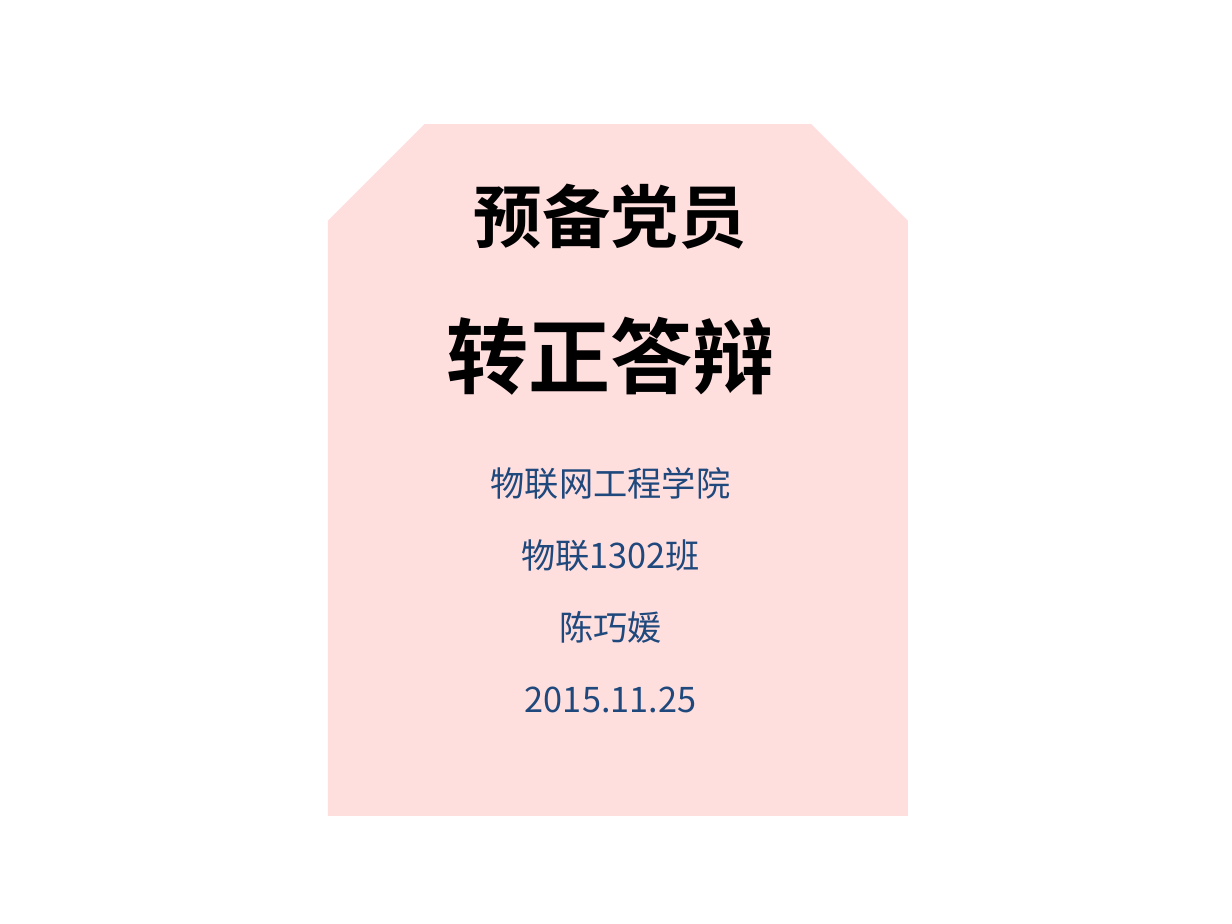
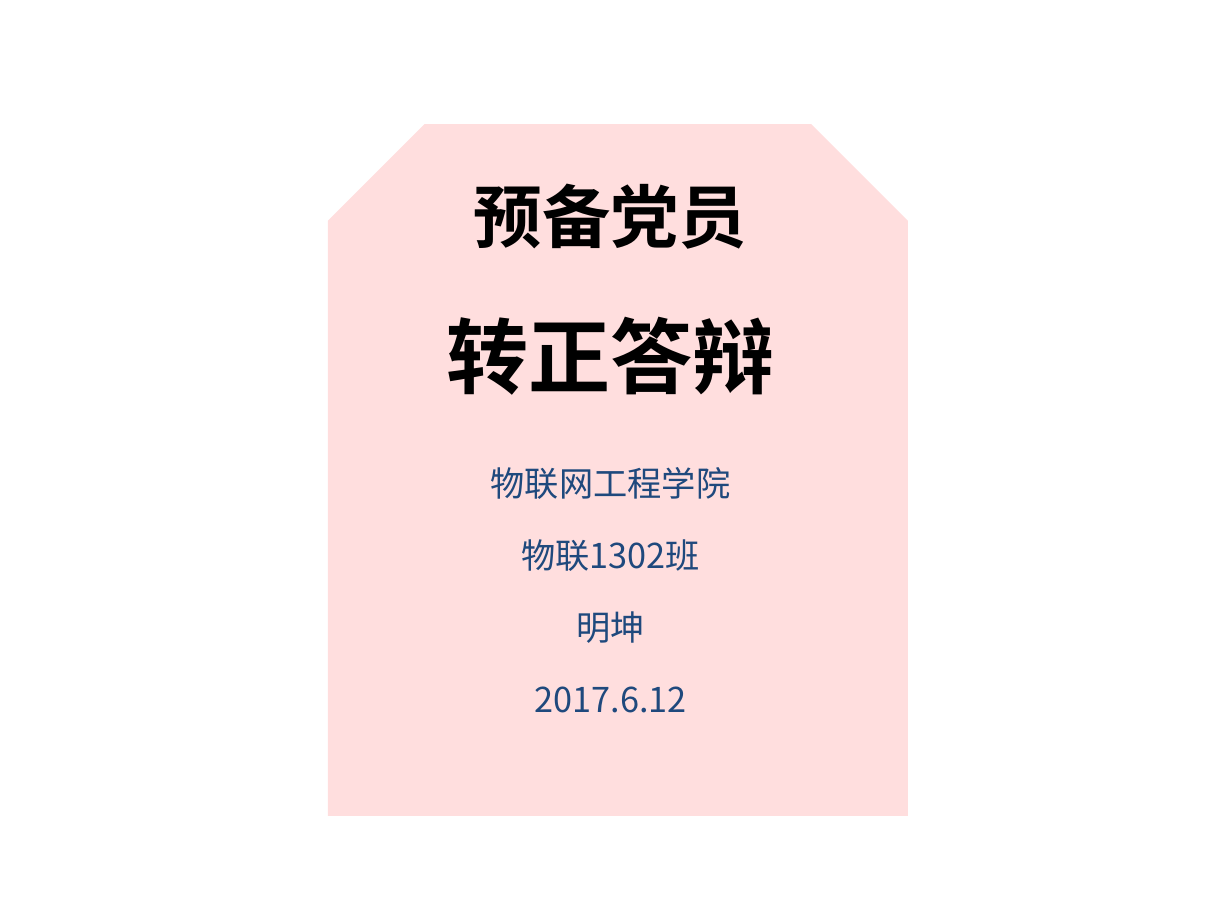
Before and after one commit to 342875289/----, a slide deck: slide 1 of 转正答辩/预备党员答辩.pptx. Drawn at 1232x924 pixels with LibreOffice and Linux fonts; fonts in the diff are those of the drawing; background and template pictures are left out. Boxes give left, top, right and bottom in pixels: in the first picture for what was removed or moved away, otherwise in the second. Text is boxed around its words. In the diff, an @@ line names an element or a change of style, - is before the commit and + after.

```diff
--- a/转正答辩/预备党员答辩.pptx
+++ b/转正答辩/预备党员答辩.pptx
@@ text at [534, 611, 686, 713]: text changed @@
-陈巧媛
-2015.11.25
+明坤
+2017.6.12
```
Also in this commit, not shown: 6 other slides changed, 1 slide removed, 1 other file.
